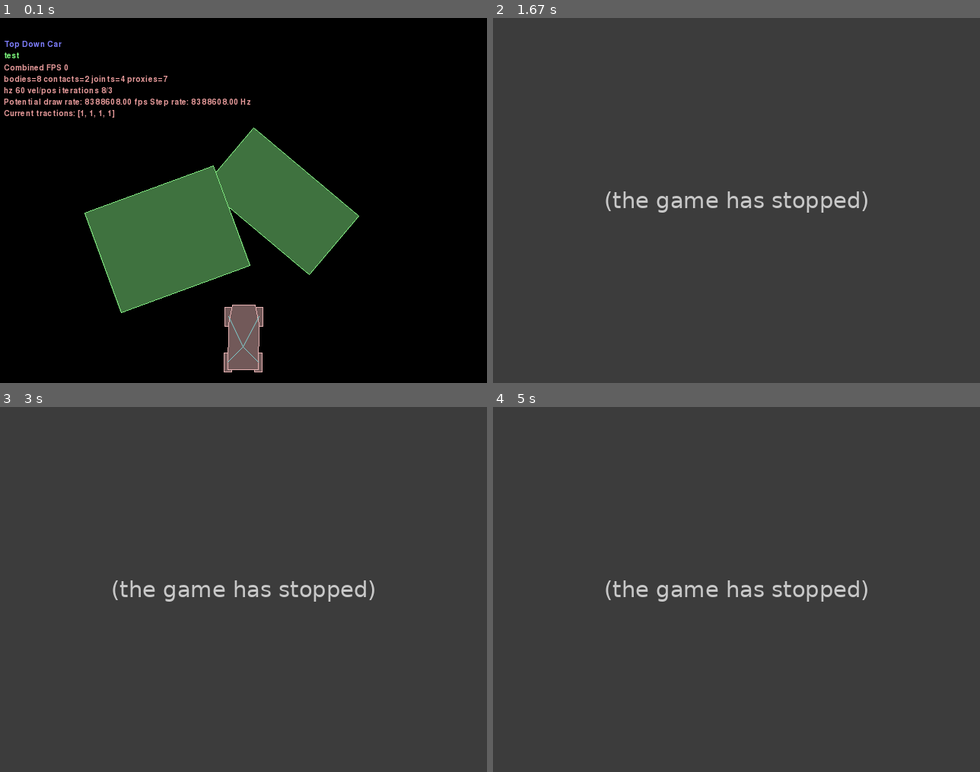
Above: before the commit, frames 1-4 (two rows, left to right).
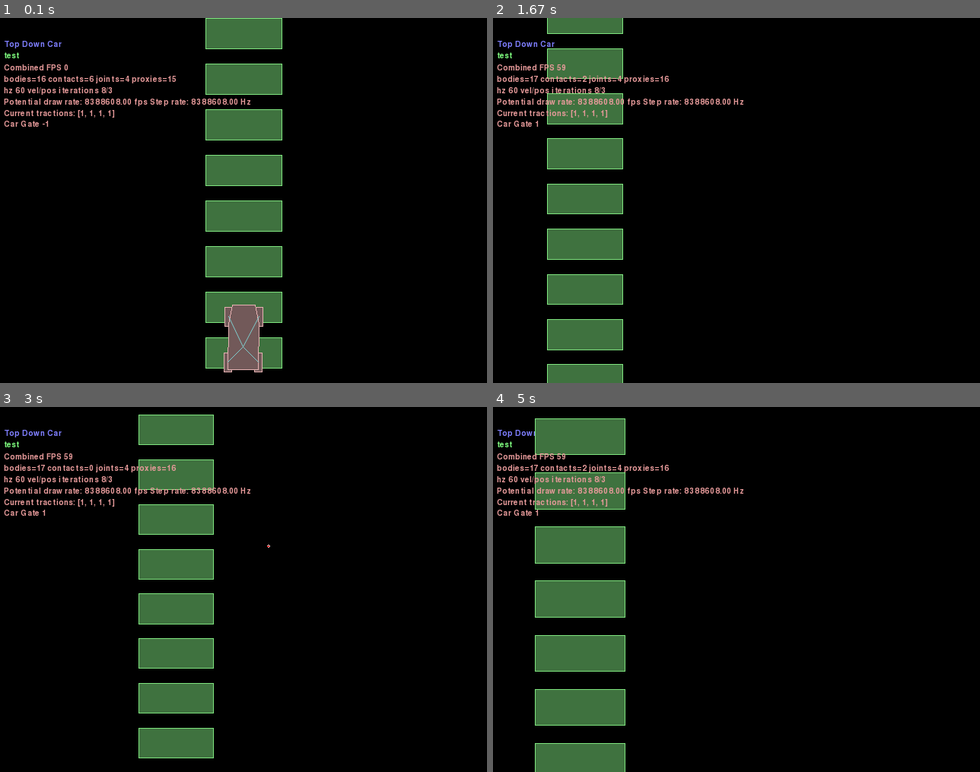
Above: after the commit, the same moments.

Repository: Alluvial-Gold/super-duper-potato-ml
Game: pygame game, started from carPhysics/top_down_car.py
The game is run twice, just before and just after one commit, with the same random seed, the same clock (stepped at 60 frames per second) and the same inputs.
Inputs (mouse positions are in pixels of both pictures, inside the frame that each line leads up to):
- Up to frame 1 (0.1 s): no input
- Up to frame 2 (1.67 s): tap Space at 0.33, 0.73, 1.03, 1.23, 1.57 s; hold Right 0.67-1.13 s; move the mouse to (736, 222) at 0.7 s; tap Z at 0.82 s; hold Up 1.17-1.47 s; move the mouse to (785, 280) at 1.2 s; tap X at 1.32 s; hold Right from 1.5 s (still down); move the mouse to (585, 145) at 1.53 s
- Up to frame 3 (3 s): tap Space at 1.87, 2.07, 2.37, 2.63, 2.97 s; release Right at 1.97 s; hold Left 2-2.53 s; move the mouse to (316, 461) at 2.03 s; tap Z at 2.15 s; hold Down 2.57-2.87 s; move the mouse to (301, 622) at 2.6 s; tap X at 2.72 s; hold Left from 2.9 s (still down); move the mouse to (116, 454) at 2.93 s
- Up to frame 4 (5 s): tap Space at 3.27, 3.4, 4.13, 4.43, 4.8 s; release Left at 3.3 s; hold Up 3.33-3.7 s; move the mouse to (619, 516) at 3.37 s; tap Z at 3.48, 4.88 s; click (712, 684) at 3.78 s; hold Right 4.07-4.7 s; move the mouse to (741, 629) at 4.1 s; hold Down from 4.73 s (still down); move the mouse to (721, 527) at 4.77 s

The runs differ from the first frame. In frame 1, 18% of the frame differs, in the area x 0-74%, y 0-97%; in frame 2, 100%; in frame 3, 100%; in frame 4, 100%, in the area x 0-100%, y 0-100%.
Error before the commit: NameError: name 'TopDownCar' is not defined (top_down_car.py line 239); the game stopped at 0.38 s (later frames are placeholders)

Commit message:
Add racing track gates.

Diff:
--- a/carPhysics/top_down_car.py
+++ b/carPhysics/top_down_car.py
@@ -1,3 +1,5 @@
+
+import numpy as np
 
 from framework import (Framework, Keys, main)
 from Box2D import *
@@ -9,8 +11,9 @@
     An area on the ground that the car can run over
     """
 
-    def __init__(self, friction_modifier):
+    def __init__(self, friction_modifier, gateIndex):
         self.friction_modifier = friction_modifier
+        self.gateIndex = gateIndex
 
 
 class TDTyre(object):
@@ -157,6 +160,9 @@
             tyre.body.position = self.body.worldCenter + anchor
             joints.append(j)
 
+        # Track gating system
+        self.lastGated = -1
+
     def update(self, keys, hz):
         for tyre in self.tyres:
             tyre.update_friction()
@@ -212,33 +218,43 @@
 
         self.car = TDCar(self.world)
 
-        # traction areas
-        gnd1 = self.world.CreateStaticBody(userData={'obj': TDGroundArea(0.5)})
-        fixture = gnd1.CreatePolygonFixture(
-            box=(9, 7, (-10, 15), math.radians(20)))
-        # Set as sensors so that the car doesn't collide
-        fixture.sensor = True
-
-        gnd2 = self.world.CreateStaticBody(userData={'obj': TDGroundArea(0.2)})
-        fixture = gnd2.CreatePolygonFixture(
-            box=(9, 5, (5, 20), math.radians(-40)))
-        fixture.sensor = True
+        # Add track sections
+        for trackSectionIndex in range(10):
+            width = 5
+            halfHeight = 2
+
+            centreX = 0
+            centreY = (halfHeight + halfHeight*2)*trackSectionIndex
+            rotation = np.radians(0)
+
+            collisionObject = TDGroundArea(1, trackSectionIndex)
+
+            segment = self.world.CreateStaticBody(userData={"obj": collisionObject})
+            fixture = segment.CreatePolygonFixture(
+                box=(width, halfHeight, (centreX , centreY), rotation)
+            )
+            fixture.sensor = True
+            print(dir(fixture.shape))
+
 
     def Keyboard(self, key):
         key_map = self.key_map
         if key in key_map:
             self.pressed_keys.add(key_map[key])
         else:
-            super(TopDownCar, self).Keyboard(key)
+            super(TopDownCarFramework, self).Keyboard(key)
 
     def KeyboardUp(self, key):
         key_map = self.key_map
         if key in key_map:
             self.pressed_keys.remove(key_map[key])
         else:
-            super(TopDownCar, self).KeyboardUp(key)
+            super(TopDownCarFramework, self).KeyboardUp(key)
 
     def handle_contact(self, contact, began):
+
+        #print(contact)
+
         # A contact happened -- see if a wheel hit a
         # ground area
         fixture_a = contact.fixtureA
@@ -264,6 +280,10 @@
             else:
                 tyre.remove_ground_area(ground_area)
 
+                # Update gate, if required
+                if self.car.lastGated < ground_area.gateIndex:
+                    self.car.lastGated = ground_area.gateIndex
+
     def BeginContact(self, contact):
         self.handle_contact(contact, True)
 
@@ -278,6 +298,9 @@
         tractions = [tyre.current_traction for tyre in self.car.tyres]
         self.Print('Current tractions: %s' % tractions)
 
+        #
+        self.Print("Car Gate %d" % self.car.lastGated)
+
 
 if __name__ == '__main__':
     main(TopDownCarFramework)
